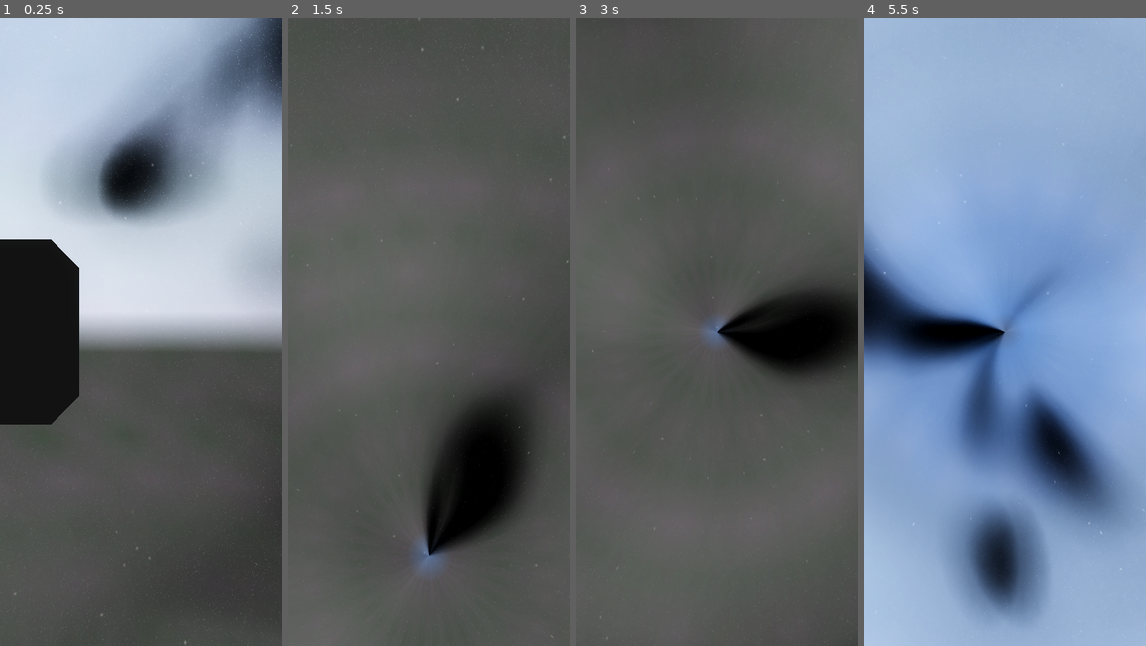
Above: before the commit, frames 1-4 (left to right).
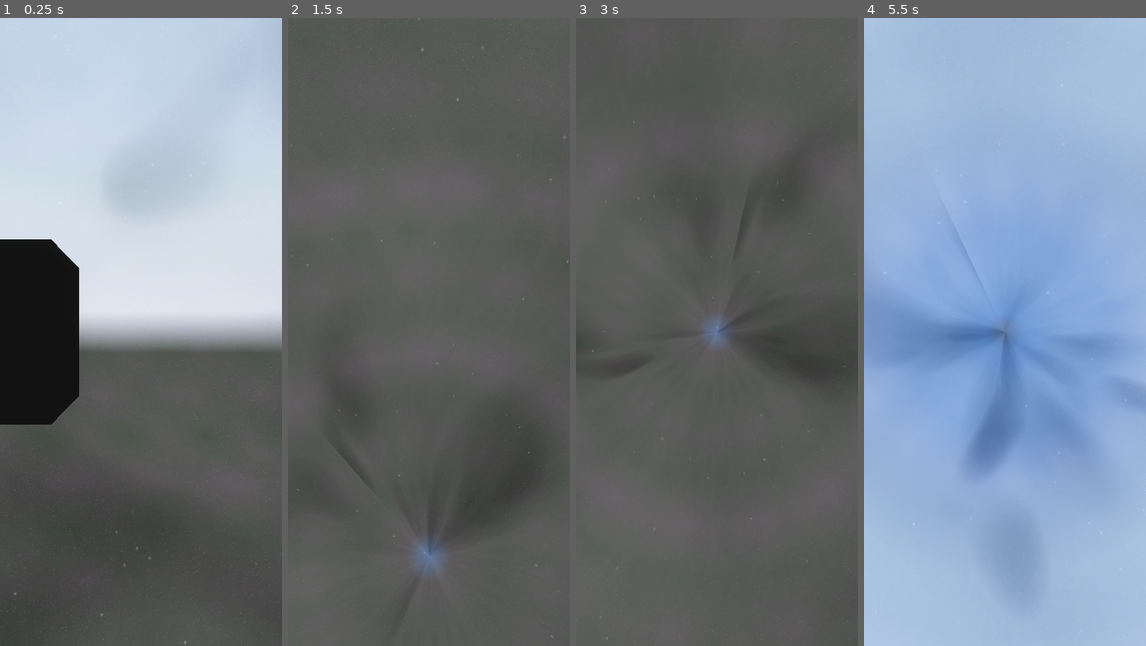
Above: after the commit, the same moments.

Repository: Capstone-Mystery-Machine/spotnik
Game: Godot game, scene res://scenes/worldspawn.tscn
Two runs of this game, one before a commit and one after it. Both use one fixed random seed, a clock stepped at 60 frames per second and the inputs below. A sky picture missing from this copy of the repository is replaced by a grey-blue gradient.
Inputs (mouse positions are in pixels of both pictures, inside the frame that each line leads up to):
- Up to frame 1 (0.25 s): no input
- Up to frame 2 (1.5 s): tap Enter at 0.5 s; move the mouse to (491, 300) at 0.52 s; press the mouse at (491, 300) at 0.53 s; tap Space at 1.25 s; move the mouse to (414, 332) at 1.27 s; release the mouse at (414, 332) at 1.28 s; tap I at 1.35 s
- Up to frame 3 (3 s): tap Enter at 2 s; move the mouse to (745, 193) at 2.02 s; press the mouse at (745, 193) at 2.03 s; tap Space at 2.75 s; move the mouse to (714, 344) at 2.77 s; release the mouse at (714, 344) at 2.78 s; tap I at 2.85 s
- Up to frame 4 (5.5 s): tap Enter at 3.5 s; move the mouse to (1089, 426) at 3.52 s; press the mouse at (1089, 426) at 3.53 s; tap Space at 4.25 s; move the mouse to (982, 325) at 4.27 s; release the mouse at (982, 325) at 4.28 s; tap I at 4.35 s; move the mouse to (1019, 332) at 5.02 s; press the mouse at (1019, 332) at 5.03 s

The runs differ from the first frame. In frame 1, 21% of the frame differs, in the area x 16-100%, y 0-85%; in frame 2, 7.9%; in frame 3, 5.5%; in frame 4, 25%, in the area x 0-100%, y 17-98%.

Commit message:
refactor: multi-layer split nebulae dissolve settings

Diff:
--- /dev/null
+++ b/resources/dissolve_effect_settings.gd
@@ -0,0 +1,50 @@
+@tool
+class_name DissolveEffectSettings
+extends Resource
+## Resource for dissolve effect settings.
+
+signal property_changed(property_name: StringName)
+
+## Represents the opacity removed by the dissolve noise.
+@export_range(0.0, 1.0, 0.001) var intensity: float = 1.0:
+	set(value):
+		if intensity != value:
+			intensity = value
+			emit_changed()
+			property_changed.emit(&"intensity")
+
+## Represents the dissolved hole size multiplier of the dissolving noise.
+@export_range(0.0, 5.0, 0.001) var scale: float = 1.0:
+	set(value):
+		if scale != value:
+			scale = value
+			emit_changed()
+			property_changed.emit(&"scale")
+
+## Represents the movement speed of the dissolving noise.
+@export var speed: Vector2 = Vector2(-0.001, -0.002):
+	set(value):
+		if speed != value:
+			speed = value
+			emit_changed()
+			property_changed.emit(&"speed")
+
+## Represents the texture warp intensity of the dissolving noise.
+@export_range(0.0, 1.0, 0.001) var warp_intensity: float = 0.1:
+	set(value):
+		if warp_intensity != value:
+			warp_intensity = value
+			emit_changed()
+			property_changed.emit(&"warp_intensity")
+
+
+func _init(
+		_intensity: float = 1.0,
+		_scale: float = 1.0,
+		_speed: Vector2 = Vector2(-0.001, -0.002),
+		_warp_intensity = 0.1,
+):
+	intensity = _intensity
+	scale = _scale
+	speed = _speed
+	warp_intensity = _warp_intensity
--- a/resources/skybox_settings.gd
+++ b/resources/skybox_settings.gd
@@ -259,14 +259,6 @@
 
 @export_group("Dissolve Effects Settings")
 
-## Represents the opacity removed by the dissolve noise.
-@export_range(0.0, 1.0, 0.001) var nebulae_dissolve_intensity: float = 1.0:
-	set(value):
-		if nebulae_dissolve_intensity != value:
-			nebulae_dissolve_intensity = value
-			emit_changed()
-			property_changed.emit(&"nebulae_dissolve_intensity")
-
 ## Represents the noise texture used to dissolve the nebulae.
 @export var nebulae_dissolve_noise_texture: NoiseTexture2D:
 	set(value):
@@ -275,29 +267,44 @@
 			emit_changed()
 			property_changed.emit(&"nebulae_dissolve_noise_texture")
 
-## Represents the dissolved hole size multiplier of the disolving noise.
-@export_range(0.0, 1.0, 0.001) var nebulae_dissolve_scale: float = 1.0:
-	set(value):
-		if nebulae_dissolve_scale != value:
-			nebulae_dissolve_scale = value
-			emit_changed()
-			property_changed.emit(&"nebulae_dissolve_scale")
-
-## Represents the movement speed of the disolving noise.
-@export var nebulae_dissolve_speed: Vector2 = Vector2(-0.001, -0.002):
-	set(value):
-		if nebulae_dissolve_speed != value:
-			nebulae_dissolve_speed = value
-			emit_changed()
-			property_changed.emit(&"nebulae_dissolve_speed")
-
-## Represents the texture warp intensity of the disolving noise.
-@export_range(0.0, 1.0, 0.001) var nebulae_dissolve_warp_intensity: float = 0.1:
-	set(value):
-		if nebulae_dissolve_warp_intensity != value:
-			nebulae_dissolve_warp_intensity = value
-			emit_changed()
-			property_changed.emit(&"nebulae_dissolve_warp_intensity")
+## Represents the flow map distortion settings for the near nebulae.
+@export var nebulae_near_dissolve: DissolveEffectSettings = DissolveEffectSettings.new(
+	1.0,
+	2.0,
+	Vector2(-0.003, -0.004),
+	0.15,
+):
+	set(value):
+		if nebulae_near_dissolve != value:
+			nebulae_near_dissolve = value
+			emit_changed()
+			property_changed.emit(&"nebulae_near_dissolve")
+
+## Represents the flow map distortion settings for the mid nebulae.
+@export var nebulae_mid_dissolve: DissolveEffectSettings = DissolveEffectSettings.new(
+	0.8,
+	1.5,
+	Vector2(-0.002, 0.002),
+	0.1,
+):
+	set(value):
+		if nebulae_mid_dissolve != value:
+			nebulae_mid_dissolve = value
+			emit_changed()
+			property_changed.emit(&"nebulae_mid_dissolve")
+
+## Represents the flow map distortion settings for the far nebulae.
+@export var nebulae_far_dissolve: DissolveEffectSettings = DissolveEffectSettings.new(
+	0.5,
+	1.0,
+	Vector2(0.001, -0.001),
+	0.05,
+):
+	set(value):
+		if nebulae_far_dissolve != value:
+			nebulae_far_dissolve = value
+			emit_changed()
+			property_changed.emit(&"nebulae_far_dissolve")
 
 @export_group("Flow Map Distortion Effects Settings")
 
--- a/scenes/skybox.gd
+++ b/scenes/skybox.gd
@@ -73,6 +73,7 @@
 		mesh_instance: MeshInstance3D,
 		texture_2d: Texture2D,
 		skybox_layer_material: SkyboxLayerMaterial,
+		dissolve_settings: DissolveEffectSettings,
 		flow_map_distortion_settings: FlowMapDistortionEffectSettings,
 		node_name: String,
 ):
@@ -93,11 +94,11 @@
 		material.set_shader_parameter("emission_energy", skybox_layer_material.emission_energy)
 
 	if settings != null:
-		material.set_shader_parameter("dissolve_intensity", settings.nebulae_dissolve_intensity)
 		material.set_shader_parameter("dissolve_noise_texture", settings.nebulae_dissolve_noise_texture)
-		material.set_shader_parameter("dissolve_scale", settings.nebulae_dissolve_scale)
-		material.set_shader_parameter("dissolve_speed", settings.nebulae_dissolve_speed)
-		material.set_shader_parameter("dissolve_warp_intensity", settings.nebulae_dissolve_warp_intensity)
+		material.set_shader_parameter("dissolve_intensity", dissolve_settings.intensity)
+		material.set_shader_parameter("dissolve_scale", dissolve_settings.scale)
+		material.set_shader_parameter("dissolve_speed", dissolve_settings.speed)
+		material.set_shader_parameter("dissolve_warp_intensity", dissolve_settings.warp_intensity)
 		material.set_shader_parameter("flow_intensity", flow_map_distortion_settings.intensity)
 		material.set_shader_parameter("flow_speed", flow_map_distortion_settings.speed)
 
@@ -169,6 +170,7 @@
 		_nebulae_layer_near_mesh,
 		settings.nebulae_texture,
 		settings.nebulae_near_material,
+		settings.nebulae_near_dissolve,
 		settings.nebulae_near_flow_map_distortion,
 		"NebulaeLayerNearMesh",
 	)
@@ -177,6 +179,7 @@
 		_nebulae_layer_mid_mesh,
 		settings.nebulae_texture,
 		settings.nebulae_mid_material,
+		settings.nebulae_mid_dissolve,
 		settings.nebulae_mid_flow_map_distortion,
 		"NebulaeLayerMidMesh",
 	)
@@ -185,6 +188,7 @@
 		_nebulae_layer_far_mesh,
 		settings.nebulae_texture,
 		settings.nebulae_far_material,
+		settings.nebulae_far_dissolve,
 		settings.nebulae_far_flow_map_distortion,
 		"NebulaeLayerFarMesh",
 	)
@@ -340,6 +344,12 @@
 	_connect_resource(settings.nebulae_near_material)
 	_connect_resource(settings.nebulae_mid_material)
 	_connect_resource(settings.nebulae_far_material)
+	_connect_resource(settings.nebulae_near_dissolve)
+	_connect_resource(settings.nebulae_mid_dissolve)
+	_connect_resource(settings.nebulae_far_dissolve)
+	_connect_resource(settings.nebulae_near_flow_map_distortion)
+	_connect_resource(settings.nebulae_mid_flow_map_distortion)
+	_connect_resource(settings.nebulae_far_flow_map_distortion)
 	_connect_resource(settings.stars_field_near_material)
 	_connect_resource(settings.stars_field_far_material)
 	_connect_resource(settings.stars_point_near_material)
@@ -359,6 +369,12 @@
 	_disconnect_resource(settings.nebulae_near_material)
 	_disconnect_resource(settings.nebulae_mid_material)
 	_disconnect_resource(settings.nebulae_far_material)
+	_disconnect_resource(settings.nebulae_near_dissolve)
+	_disconnect_resource(settings.nebulae_mid_dissolve)
+	_disconnect_resource(settings.nebulae_far_dissolve)
+	_disconnect_resource(settings.nebulae_near_flow_map_distortion)
+	_disconnect_resource(settings.nebulae_mid_flow_map_distortion)
+	_disconnect_resource(settings.nebulae_far_flow_map_distortion)
 	_disconnect_resource(settings.stars_field_near_material)
 	_disconnect_resource(settings.stars_field_far_material)
 	_disconnect_resource(settings.stars_point_near_material)
@@ -384,12 +400,12 @@
 			_update_nebulae_materials()
 			_update_stars_field_materials()
 			_update_stars_point_materials()
-		&"frequency", &"intensity":
+		&"frequency", &"intensity", &"warp_intensity":
 			_update_nebulae_materials()
 		&"speed":
 			_update_nebulae_materials()
 			_update_stars_point_materials()
-		&"nebulae_near_material", &"nebulae_mid_material", &"nebulae_far_material":
+		&"nebulae_near_dissolve", &"nebulae_mid_dissolve", &"nebulae_far_dissolve", &"nebulae_near_flow_map_distortion", &"nebulae_mid_flow_map_distortion", &"nebulae_far_flow_map_distortion", &"nebulae_near_material", &"nebulae_mid_material", &"nebulae_far_material":
 			_disconnect_resources()
 			_connect_resources()
 			_update_nebulae_materials()
--- a/skyboxes/skybox_a.tres
+++ b/skyboxes/skybox_a.tres
@@ -1,14 +1,21 @@
-[gd_resource type="Resource" script_class="SkyboxSettings" load_steps=24 format=3 uid="uid://bsv1omabacd4u"]
+[gd_resource type="Resource" script_class="SkyboxSettings" load_steps=28 format=3 uid="uid://bsv1omabacd4u"]
 
 [ext_resource type="Script" uid="uid://boku2lrftr83t" path="res://resources/skybox_layer_material.gd" id="1_dsmt4"]
 [ext_resource type="Texture2D" uid="uid://dqjoam64hpcs1" path="res://textures/skybox_nebulae_dissolve_noise_a.tres" id="1_o8ugm"]
 [ext_resource type="Script" uid="uid://blmakxhunk6lk" path="res://resources/skybox_settings.gd" id="2_5b2km"]
 [ext_resource type="Script" uid="uid://clfxrksassnjt" path="res://resources/flow_map_distortion_effect_settings.gd" id="2_352bn"]
+[ext_resource type="Script" uid="uid://cs3kp73yy1cfd" path="res://resources/dissolve_effect_settings.gd" id="2_ycl7b"]
 [ext_resource type="Texture2D" uid="uid://b6n8qito3srpu" path="res://textures/skybox_nebulae_a.png" id="3_bgfys"]
 [ext_resource type="Script" uid="uid://cp8j3wwp2xesw" path="res://resources/twinkle_effect_settings.gd" id="3_if531"]
 [ext_resource type="Texture2D" uid="uid://c47uk04kxrdwu" path="res://textures/skybox_field_stars_a.tres" id="5_352bn"]
 [ext_resource type="Texture2D" uid="uid://dqmpdcfv1qgpf" path="res://textures/skybox_point_stars_gradient_a.tres" id="6_bgfys"]
 [ext_resource type="Texture2D" uid="uid://cb1x5cv0w6ae8" path="res://textures/skybox_point_stars_a.tres" id="7_ycl7b"]
+
+[sub_resource type="Resource" id="Resource_okhlb"]
+script = ExtResource("2_ycl7b")
+intensity = 0.5
+speed = Vector2(-0.001, -0.001)
+metadata/_custom_type_script = "uid://cs3kp73yy1cfd"
 
 [sub_resource type="Resource" id="Resource_mmnh3"]
 script = ExtResource("2_352bn")
@@ -21,6 +28,13 @@
 albedo_color = Color(1, 1, 1, 0.5)
 emission_energy = 0.8
 
+[sub_resource type="Resource" id="Resource_mx7ny"]
+script = ExtResource("2_ycl7b")
+intensity = 0.8
+scale = 1.5
+speed = Vector2(-0.002, -0.002)
+metadata/_custom_type_script = "uid://cs3kp73yy1cfd"
+
 [sub_resource type="Resource" id="Resource_3w7ei"]
 script = ExtResource("2_352bn")
 metadata/_custom_type_script = "uid://clfxrksassnjt"
@@ -29,6 +43,12 @@
 script = ExtResource("1_dsmt4")
 albedo_color = Color(1, 1, 1, 0.45000002)
 emission_energy = 0.6
+
+[sub_resource type="Resource" id="Resource_wh7dp"]
+script = ExtResource("2_ycl7b")
+scale = 2.0
+speed = Vector2(-0.003, -0.004)
+metadata/_custom_type_script = "uid://cs3kp73yy1cfd"
 
 [sub_resource type="Resource" id="Resource_5swug"]
 script = ExtResource("2_352bn")
@@ -102,6 +122,9 @@
 stars_field_far_material = SubResource("Resource_m5ndq")
 stars_point_color_palette = ExtResource("6_bgfys")
 nebulae_dissolve_noise_texture = ExtResource("1_o8ugm")
+nebulae_near_dissolve = SubResource("Resource_wh7dp")
+nebulae_mid_dissolve = SubResource("Resource_mx7ny")
+nebulae_far_dissolve = SubResource("Resource_okhlb")
 nebulae_near_flow_map_distortion = SubResource("Resource_5swug")
 nebulae_mid_flow_map_distortion = SubResource("Resource_3w7ei")
 nebulae_far_flow_map_distortion = SubResource("Resource_mmnh3")
Not shown, added: resources/dissolve_effect_settings.gd.uid
